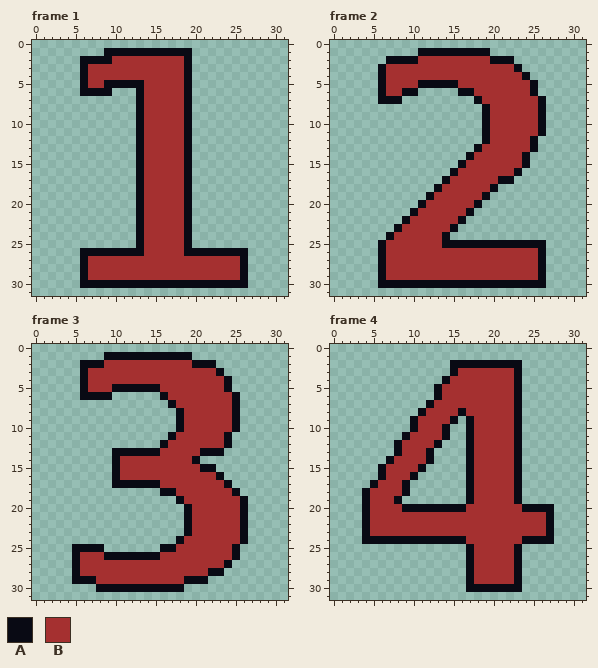
Pixel-art file, stored at assets/asesprite/cards.aseprite. The picture above is the old version.
32x32 pixels, 10 frames. Shown: frame 1, frame 2, frame 3, frame 4. The commit also changed other frames, which this record leaves out.
Palette (. is transparent): A #090a14  B #a53030
Pixels before, frame 1, first column x 6:
 1 ...AAAAAAAAAAA.......
 2 AAAABBBBBBBBBA.......
 3 ABBBBBBBBBBBBA.......
 4 ABBBBBBBBBBBBA.......
 5 ABBAAAAABBBBBA.......
 6 AAAA...ABBBBBA.......
 7 .......ABBBBBA.......
 8 .......ABBBBBA.......
 9 .......ABBBBBA.......
10 .......ABBBBBA.......
11 .......ABBBBBA.......
12 .......ABBBBBA.......
13 .......ABBBBBA.......
14 .......ABBBBBA.......
15 .......ABBBBBA.......
16 .......ABBBBBA.......
17 .......ABBBBBA.......
18 .......ABBBBBA.......
19 .......ABBBBBA.......
20 .......ABBBBBA.......
21 .......ABBBBBA.......
22 .......ABBBBBA.......
23 .......ABBBBBA.......
24 .......ABBBBBA.......
25 .......ABBBBBA.......
26 AAAAAAAABBBBBAAAAAAAA
27 ABBBBBBBBBBBBBBBBBBBA
28 ABBBBBBBBBBBBBBBBBBBA
29 ABBBBBBBBBBBBBBBBBBBA
30 AAAAAAAAAAAAAAAAAAAAA
Pixels before, frame 2, first column x 6:
 1 .....AAAAAAAAA.......
 2 .AAAABBBBBBBBBAAA....
 3 ABBBBBBBBBBBBBBBBA...
 4 ABBBBBBBBBBBBBBBBBA..
 5 ABBBBAAAAABBBBBBBBBA.
 6 ABBAA.....AABBBBBBBA.
 7 AAA.........ABBBBBBBA
 8 .............ABBBBBBA
 9 .............ABBBBBBA
10 .............ABBBBBBA
11 .............ABBBBBBA
12 .............ABBBBBA.
13 ............ABBBBBBA.
14 ...........ABBBBBBA..
15 ..........ABBBBBBBA..
16 .........ABBBBBBBA...
17 ........ABBBBBBAA....
18 .......ABBBBBBA......
19 ......ABBBBBBA.......
20 .....ABBBBBBA........
21 ....ABBBBBBA.........
22 ...ABBBBBBA..........
23 ..ABBBBBBA...........
24 .ABBBBBBA............
25 ABBBBBBBAAAAAAAAAAAAA
26 ABBBBBBBBBBBBBBBBBBBA
27 ABBBBBBBBBBBBBBBBBBBA
28 ABBBBBBBBBBBBBBBBBBBA
29 ABBBBBBBBBBBBBBBBBBBA
30 AAAAAAAAAAAAAAAAAAAAA
Pixels before, frame 3, first column x 5:
 1 ....AAAAAAAAAAA.......
 2 .AAABBBBBBBBBBBAAA....
 3 .ABBBBBBBBBBBBBBBBA...
 4 .ABBBBBBBBBBBBBBBBBA..
 5 .ABBBAAAAAABBBBBBBBA..
 6 .AAAA......ABBBBBBBBA.
 7 ............ABBBBBBBA.
 8 .............ABBBBBBA.
 9 .............ABBBBBBA.
10 .............ABBBBBBA.
11 ............ABBBBBBA..
12 ...........ABBBBBBBA..
13 .....AAAAAABBBBBAAA...
14 .....ABBBBBBBBBA......
15 .....ABBBBBBBBBBAA....
16 .....ABBBBBBBBBBBBA...
17 .....AAAAAABBBBBBBBA..
18 ...........AABBBBBBBA.
19 .............ABBBBBBBA
20 ..............ABBBBBBA
21 ..............ABBBBBBA
22 ..............ABBBBBBA
23 ..............ABBBBBBA
24 .............ABBBBBBBA
25 AAAA.......AABBBBBBBA.
26 ABBBAAAAAAABBBBBBBBBA.
27 ABBBBBBBBBBBBBBBBBBA..
28 ABBBBBBBBBBBBBBBBAA...
29 AAABBBBBBBBBBBAAA.....
30 ...AAAAAAAAAAA........
Pixels before, frame 4, first column x 4:
 2 ...........AAAAAAAAA....
 3 ...........ABBBBBBBA....
 4 ..........ABBBBBBBBA....
 5 .........ABBBBBBBBBA....
 6 .........ABBBBBBBBBA....
 7 ........ABBBBBBBBBBA....
 8 .......ABBBBABBBBBBA....
 9 ......ABBBBA.ABBBBBA....
10 ......ABBBA..ABBBBBA....
11 .....ABBBBA..ABBBBBA....
12 ....ABBBBA...ABBBBBA....
13 ....ABBBA....ABBBBBA....
14 ...ABBBBA....ABBBBBA....
15 ..ABBBBA.....ABBBBBA....
16 ..ABBBA......ABBBBBA....
17 .ABBBA.......ABBBBBA....
18 ABBBBA.......ABBBBBA....
19 ABBBA........ABBBBBA....
20 ABBBBAAAAAAAABBBBBBBAAAA
21 ABBBBBBBBBBBBBBBBBBBBBBA
22 ABBBBBBBBBBBBBBBBBBBBBBA
23 ABBBBBBBBBBBBBBBBBBBBBBA
24 AAAAAAAAAAAAABBBBBBBAAAA
25 .............ABBBBBA....
26 .............ABBBBBA....
27 .............ABBBBBA....
28 .............ABBBBBA....
29 .............ABBBBBA....
30 .............AAAAAAA....
Once edited:
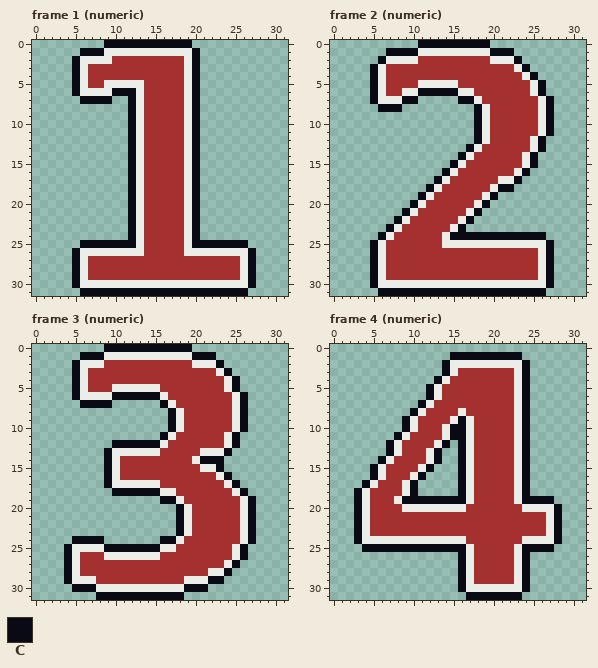
Colours new in this view: C #090a14
Changes in this commit:
colour A: #090a14 -> #ebede9
Frame 1 (numeric):
y 0: x 9..19 ........... -> CCCCCCCCCCC
y 1: x 6..8 ... -> CCC; x 20 . -> C
y 2..5: x 5 . -> C; x 20 . -> C
y 6: x 5 . -> C; x 10..12 ... -> CCC; x 20 . -> C
y 7: x 6..9 .... -> CCCC; x 12 . -> C; x 20 . -> C
y 8..24: x 12 . -> C; x 20 . -> C
y 25: x 6..12 ....... -> CCCCCCC; x 20..26 ....... -> CCCCCCC
y 26..30: x 5 . -> C; x 27 . -> C
y 31: x 6..26 ..................... -> CCCCCCCCCCCCCCCCCCCCC
Frame 2 (numeric):
y 0: x 11..19 ......... -> CCCCCCCCC
y 1: x 7..10 .... -> CCCC; x 20..22 ... -> CCC
y 2: x 6 . -> C; x 23 . -> C
y 3: x 5 . -> C; x 24 . -> C
y 4: x 5 . -> C; x 25 . -> C
y 5: x 5 . -> C; x 26 . -> C
y 6: x 5 . -> C; x 11..15 ..... -> CCCCC; x 26 . -> C
y 7: x 5 . -> C; x 9..10 .. -> CC; x 16..17 .. -> CC; x 27 . -> C
y 8: x 6..8 ... -> CCC; x 18 . -> C; x 27 . -> C
y 9..11: x 18 . -> C; x 27 . -> C
y 12: x 18 . -> C; x 26 . -> C
y 13: x 17 . -> C; x 26 . -> C
y 14: x 16 . -> C; x 25 . -> C
y 15: x 15 . -> C; x 25 . -> C
y 16: x 14 . -> C; x 24 . -> C
y 17: x 13 . -> C; x 23 . -> C
y 18: x 12 . -> C; x 21..22 .. -> CC
y 19: x 11 . -> C; x 20 . -> C
y 20: x 10 . -> C; x 19 . -> C
y 21: x 9 . -> C; x 18 . -> C
y 22: x 8 . -> C; x 17 . -> C
y 23: x 7 . -> C; x 16 . -> C
y 24: x 6 . -> C; x 15..26 ............ -> CCCCCCCCCCCC
y 25..30: x 5 . -> C; x 27 . -> C
y 31: x 6..26 ..................... -> CCCCCCCCCCCCCCCCCCCCC
Frame 3 (numeric):
y 0: x 9..19 ........... -> CCCCCCCCCCC
y 1: x 6..8 ... -> CCC; x 20..22 ... -> CCC
y 2: x 5 . -> C; x 23 . -> C
y 3: x 5 . -> C; x 24 . -> C
y 4..5: x 5 . -> C; x 25 . -> C
y 6: x 5 . -> C; x 10..15 ...... -> CCCCCC; x 26 . -> C
y 7: x 6..9 .... -> CCCC; x 16 . -> C; x 26 . -> C
y 8..10: x 17 . -> C; x 26 . -> C
y 11: x 16 . -> C; x 25 . -> C
y 12: x 10..15 ...... -> CCCCCC; x 25 . -> C
y 13: x 9 . -> C; x 24 . -> C
y 14: x 9 . -> C; x 21..23 ... -> CCC
y 15: x 9 . -> C; x 23 . -> C
y 16: x 9 . -> C; x 24 . -> C
y 17: x 9 . -> C; x 25 . -> C
y 18: x 10..15 ...... -> CCCCCC; x 26 . -> C
y 19: x 16..17 .. -> CC; x 27 . -> C
y 20..23: x 18 . -> C; x 27 . -> C
y 24: x 5..8 .... -> CCCC; x 16..17 .. -> CC; x 27 . -> C
y 25: x 4 . -> C; x 9..15 ....... -> CCCCCCC; x 26 . -> C
y 26: x 4 . -> C; x 26 . -> C
y 27: x 4 . -> C; x 25 . -> C
y 28: x 4 . -> C; x 24 . -> C
y 29: x 4 . -> C; x 22..23 .. -> CC
y 30: x 5..7 ... -> CCC; x 19..21 ... -> CCC
y 31: x 8..18 ........... -> CCCCCCCCCCC
Frame 4 (numeric):
y 1: x 15..23 ......... -> CCCCCCCCC
y 2..3: x 14 . -> C; x 24 . -> C
y 4: x 13 . -> C; x 24 . -> C
y 5..6: x 12 . -> C; x 24 . -> C
y 7: x 11 . -> C; x 24 . -> C
y 8: x 10 . -> C; x 24 . -> C
y 9: x 9 . -> C; x 16 . -> C; x 24 . -> C
y 10: x 9 . -> C; x 15..16 .. -> CC; x 24 . -> C
y 11: x 8 . -> C; x 15..16 .. -> CC; x 24 . -> C
y 12: x 7 . -> C; x 14 . -> C; x 16 . -> C; x 24 . -> C
y 13: x 7 . -> C; x 13 . -> C; x 16 . -> C; x 24 . -> C
y 14: x 6 . -> C; x 13 . -> C; x 16 . -> C; x 24 . -> C
y 15: x 5 . -> C; x 12 . -> C; x 16 . -> C; x 24 . -> C
y 16: x 5 . -> C; x 11 . -> C; x 16 . -> C; x 24 . -> C
y 17: x 4 . -> C; x 10 . -> C; x 16 . -> C; x 24 . -> C
y 18: x 3 . -> C; x 10 . -> C; x 16 . -> C; x 24 . -> C
y 19: x 3 . -> C; x 9..16 ........ -> CCCCCCCC; x 24..27 .... -> CCCC
y 20..24: x 3 . -> C; x 28 . -> C
y 25: x 4..16 ............. -> CCCCCCCCCCCCC; x 24..27 .... -> CCCC
y 26..30: x 16 . -> C; x 24 . -> C
y 31: x 17..23 ....... -> CCCCCCC
Pixel boxes of the changes (left, top, right, bottom) in both pictures:
changed: (72, 40, 256, 296)
changed: (370, 40, 554, 296)
changed: (64, 344, 256, 600)
changed: (354, 352, 562, 600)
